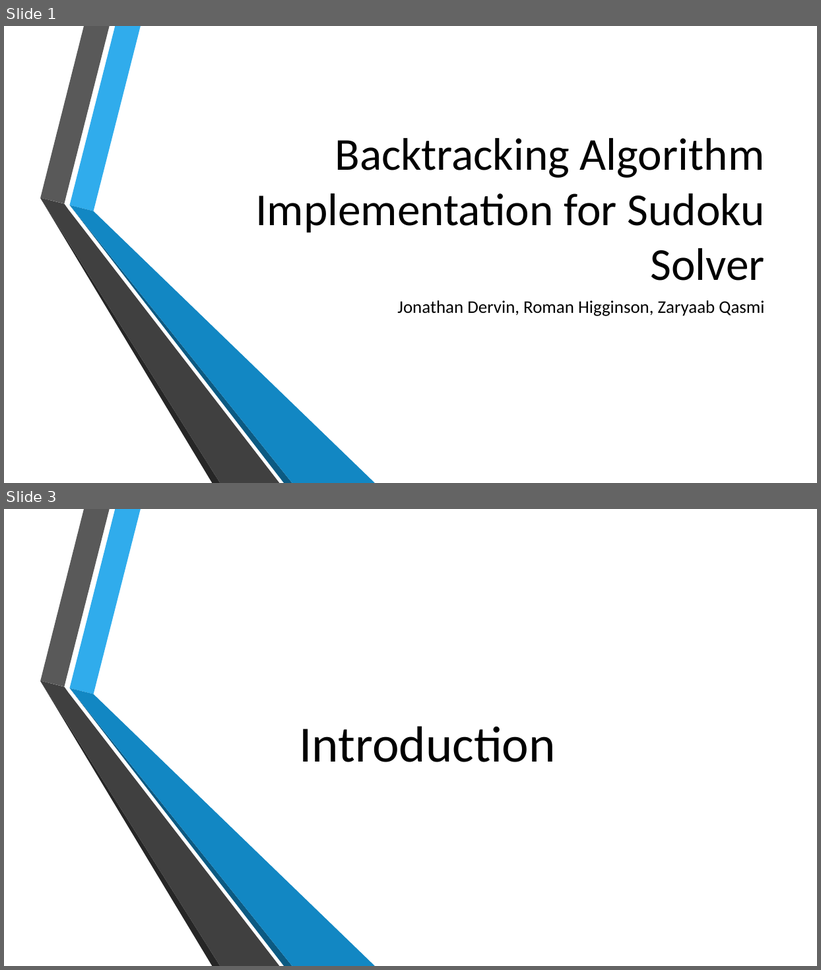
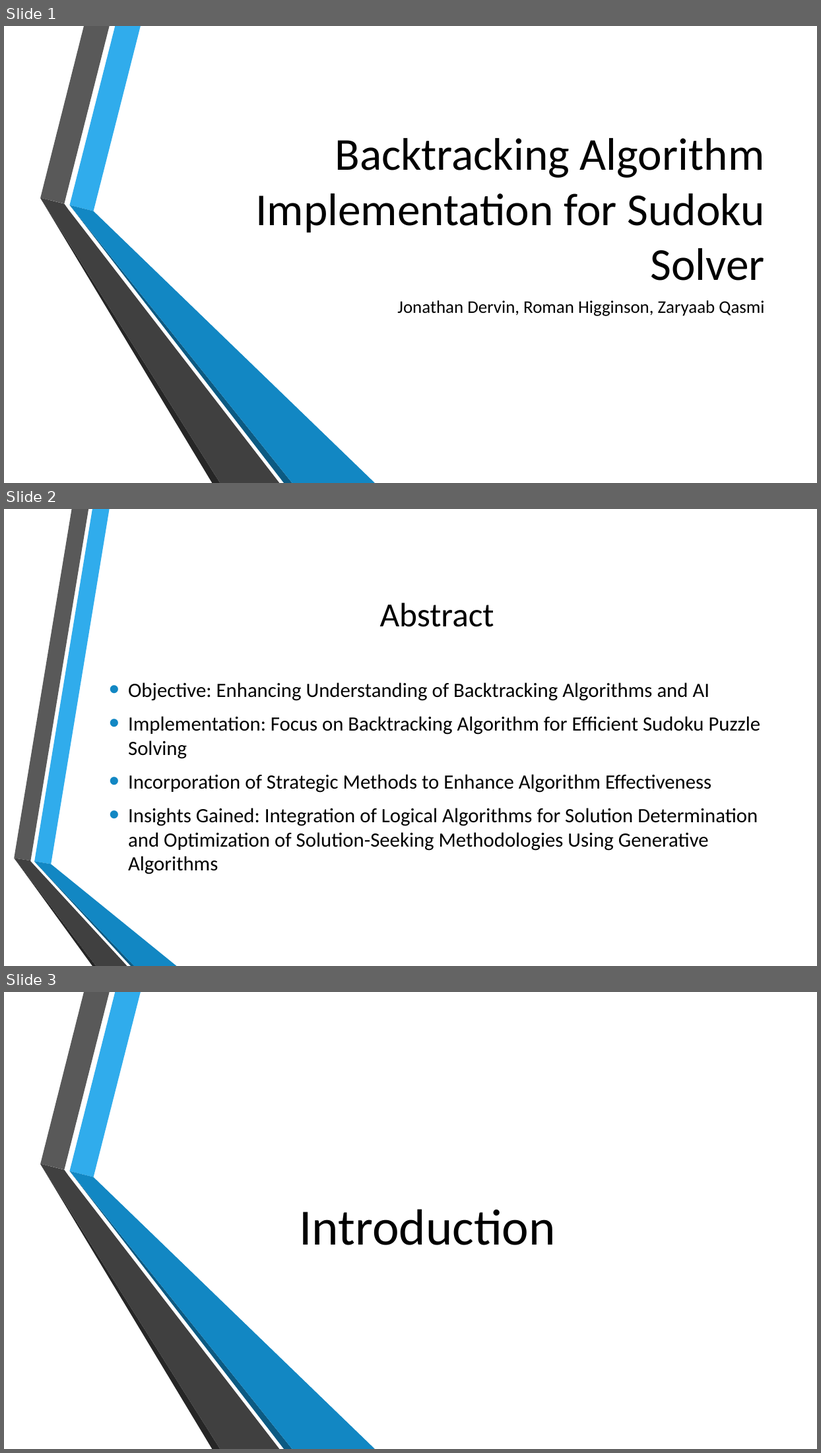
Before and after one commit to BionicScout/LTU-AI-Group_Project, a slide deck: AI TermProject Presentation.pptx. Shown one above the other, each under a label of ours: slides 1 and 3 before the commit, slides 1, 2 and 3 after it; the slides between them are not shown. The pictures are 821x970 and 821x1453 pixels, drawn with LibreOffice and Linux fonts; fonts in the diff are those of the drawing; background and template pictures are left out. Boxes give left, top, right and bottom in pixels: in the first picture for what was removed or moved away, otherwise in the second. Text is boxed around its words. In the diff, an @@ line names an element or a change of style, - is before the commit and + after.

```diff
--- a/AI TermProject Presentation.pptx
+++ b/AI TermProject Presentation.pptx
@@ slide 2 added at bbox=[4, 509, 817, 966], background picture (left out) @@
@@ title added at bbox=[380, 603, 494, 627], 40 pt, text #000000 @@
+Abstract
@@ text added at bbox=[128, 683, 761, 875], 24 pt, text #000000 @@
+• Objective: Enhancing Understanding of Backtracking Algorithms and AI
+• Implementation: Focus on Backtracking Algorithm for Efficient Sudoku Puzzle Solving
+• Incorporation of Strategic Methods to Enhance Algorithm Effectiveness
+• Insights Gained: Integration of Logical Algorithms for Solution Determination and Optimization of Solution-Seeking Methodologies Using Generative Algorithms
@@ group added at bbox=[14, 509, 177, 966]: 6 freeform shapes @@
```
Also in this commit, not shown: 4 other slides added, 3 slides removed.
